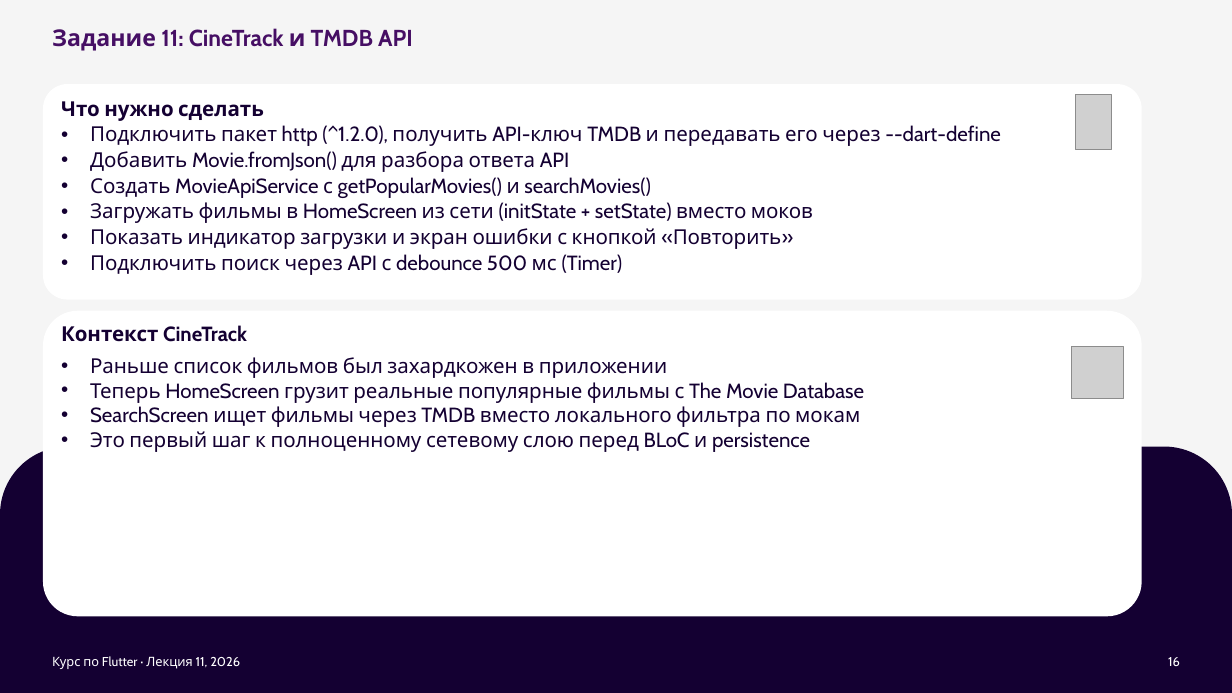
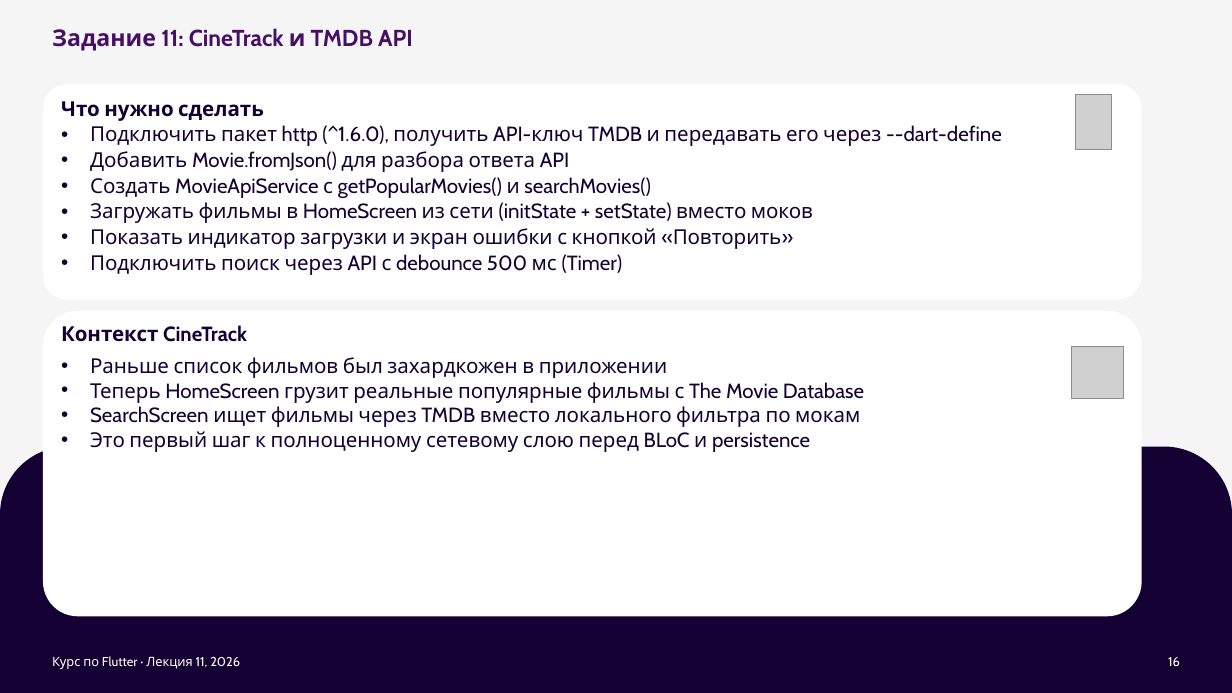
Before and after one commit to xander9112/university_flutter_course, a slide deck: slide 16 of Лекция 11 - Работа с HTTP (отправка запросов)/Лекция 11 - Работа с HTTP (отправка запросов).pptx. Drawn at 1232x693 pixels with LibreOffice and Linux fonts; fonts in the diff are those of the drawing; grey boxes stand for pictures; background and template pictures are left out. Boxes give left, top, right and bottom in pixels: in the first picture for what was removed or moved away, otherwise in the second. Text is boxed around its words. In the diff, an @@ line names an element or a change of style, - is before the commit and + after.

```diff
--- a/Лекция 11 - Работа с HTTP (отправка запросов)/Лекция 11 - Работа с HTTP (отправка запросов).pptx
+++ b/Лекция 11 - Работа с HTTP (отправка запросов)/Лекция 11 - Работа с HTTP (отправка запросов).pptx
@@ text at (x1=90, y1=125, x2=1002, y2=146): text changed @@
-• Подключить пакет http (^1.2.0), получить API-ключ TMDB и передавать его через --dart-define
+• Подключить пакет http (^1.6.0), получить API-ключ TMDB и передавать его через --dart-define
```
Also in this commit, not shown: 1 other slide changed, 16 other files.
